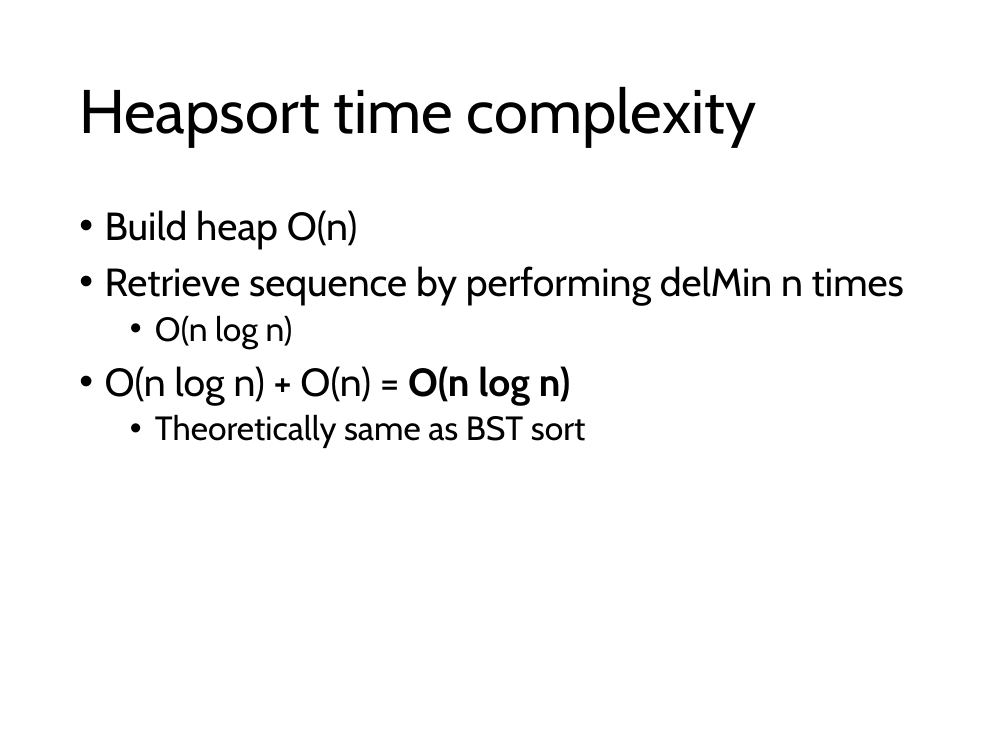
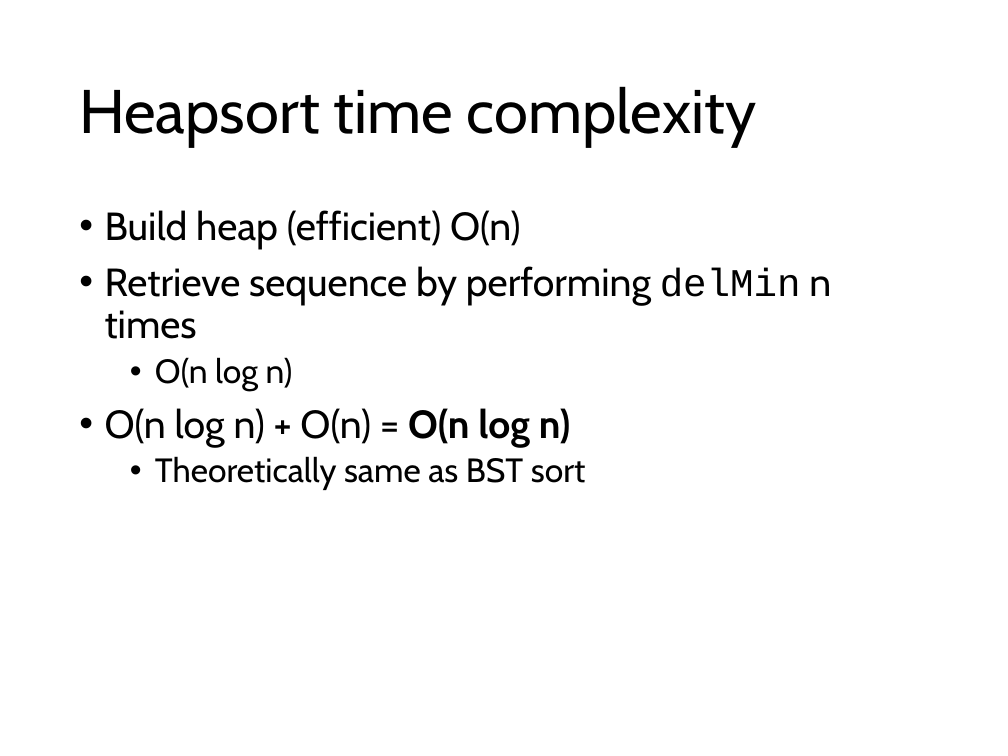
Before and after one commit to comp210ss2/comp210ss2.github.io, a slide deck: slide 52 of slides/L12_13.pptx (slide 51 before the commit). Drawn at 1008x756 pixels with LibreOffice and Linux fonts; fonts in the diff are those of the drawing. Boxes give left, top, right and bottom in pixels: in the first picture for what was removed or moved away, otherwise in the second. Text is boxed around its words. In the diff, an @@ line names an element or a change of style, - is before the commit and + after.

```diff
--- a/slides/L12_13.pptx
+++ b/slides/L12_13.pptx
@@ text at [105,210,521,249]: text changed @@
-• Build heap O(n)
+• Build heap (efficient) O(n)
@@ text at [105,266,831,339]: font Cabin to Courier New in "delMin" @@
```
Also in this commit, not shown: 17 other slides changed, 8 slides added, 7 slides removed, 3 other files.
